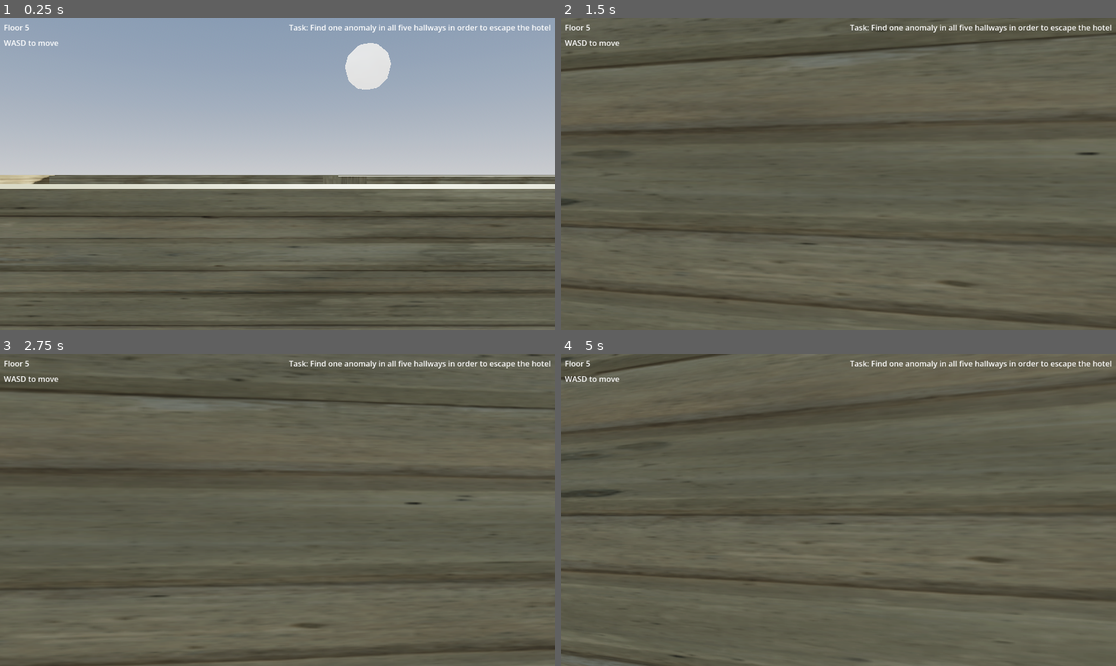
Above: before the commit, frames 1-4 (two rows, left to right).
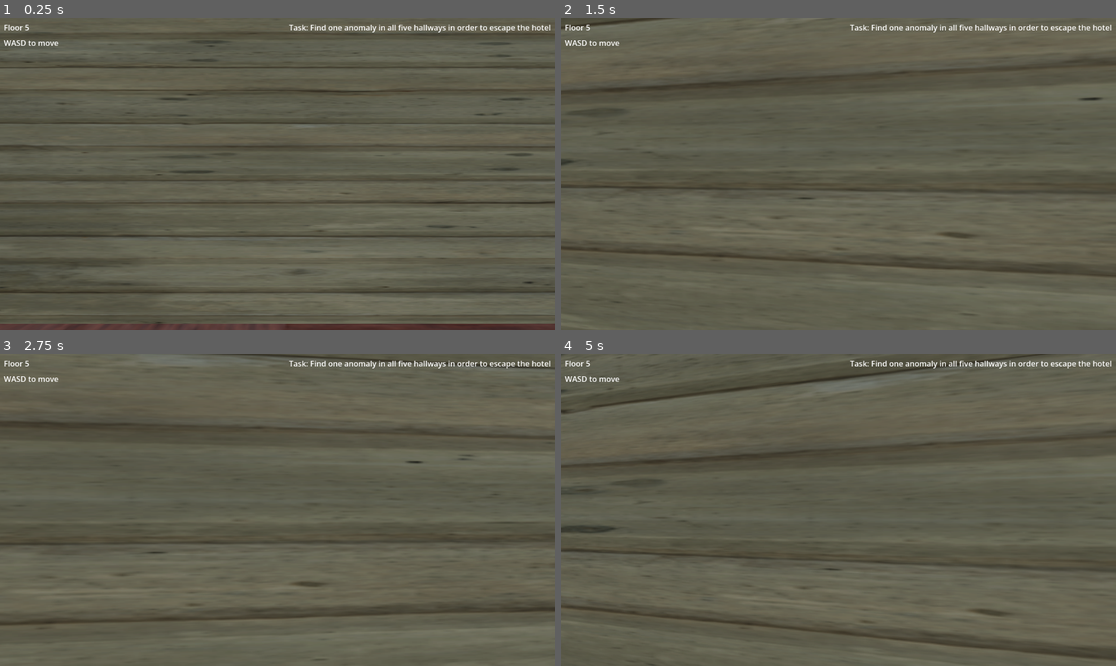
Above: after the commit, the same moments.

Repository: lanceabellanosa/LANCE-S-GODOT-PROJECT
Game: Godot game, scene res://scenes/world.tscn
The game is run twice, just before and just after one commit, with the same random seed, the same clock (stepped at 60 frames per second) and the same inputs.
Inputs (mouse positions are in pixels of both pictures, inside the frame that each line leads up to):
- Up to frame 1 (0.25 s): no input
- Up to frame 2 (1.5 s): tap Enter (ui_accept) at 0.5, 0.77 s; move the mouse to (866, 174) at 0.52 s; hold T (Forward) from 0.53 s (still down); move the mouse to (810, 174) at 1.27 s
- Up to frame 3 (2.75 s): keep holding T (Forward); tap Enter (ui_accept) at 1.52 s; move the mouse to (288, 503) at 2.02 s
- Up to frame 4 (5 s): keep holding T (Forward); move the mouse to (832, 516) at 2.77 s; tap Enter (ui_accept) at 3.02, 3.77, 4.52 s; move the mouse to (877, 513) at 3.52 s; move the mouse to (794, 506) at 4.27 s

The runs differ from the first frame. In frame 1, 59% of the frame differs, in the area x 0-100%, y 0-100%; in frame 2, 12%; in frame 3, 13%; in frame 4, 12%.

Commit message:
godot files

Diff:
--- a/scenes/question_1.tscn
+++ b/scenes/question_1.tscn
@@ -4,9 +4,6 @@
 
 [node name="Question 1" type="Node2D" unique_id=1607478674]
 script = ExtResource("1_jspf7")
-
-[node name="Camera2D" type="Camera2D" parent="." unique_id=1045289645]
-position = Vector2(576, 328)
 
 [node name="Label" type="Label" parent="." unique_id=1799999668]
 offset_left = 64.0
--- a/scenes/world.tscn
+++ b/scenes/world.tscn
@@ -106,7 +106,7 @@
 environment = SubResource("Environment_k0juu")
 
 [node name="player" type="CharacterBody3D" parent="." unique_id=1572183189]
-transform = Transform3D(1, 0, 0, 0, 1, 0, 0, 0, 1, 0, 4.650875, 7.155794)
+transform = Transform3D(1, 0, 0, 0, 1, 0, 0, 0, 1, 0, 1.6509495, 7.155794)
 script = ExtResource("1_nnsk1")
 
 [node name="MeshInstance3D" type="MeshInstance3D" parent="player" unique_id=1366885302]
@@ -139,6 +139,16 @@
 [node name="StaticBody3D" type="StaticBody3D" parent="Hallway/Floor" unique_id=894263278]
 
 [node name="CSGBakedCollisionShape3D" type="CollisionShape3D" parent="Hallway/Floor/StaticBody3D" unique_id=235029361]
+shape = SubResource("ConcavePolygonShape3D_nnsk1")
+
+[node name="Roof" type="CSGBox3D" parent="Hallway" unique_id=588133185]
+transform = Transform3D(1, 0, 0, 0, 1, 0, 0, 0, 1, -583.9513, -610.4608, 2237.5322)
+size = Vector3(40, 0.5, 40)
+material = SubResource("StandardMaterial3D_4wyf3")
+
+[node name="StaticBody3D" type="StaticBody3D" parent="Hallway/Roof" unique_id=1833680139]
+
+[node name="CSGBakedCollisionShape3D" type="CollisionShape3D" parent="Hallway/Roof/StaticBody3D" unique_id=27420383]
 shape = SubResource("ConcavePolygonShape3D_nnsk1")
 
 [node name="Walls" type="Node3D" parent="." unique_id=1592653400]
